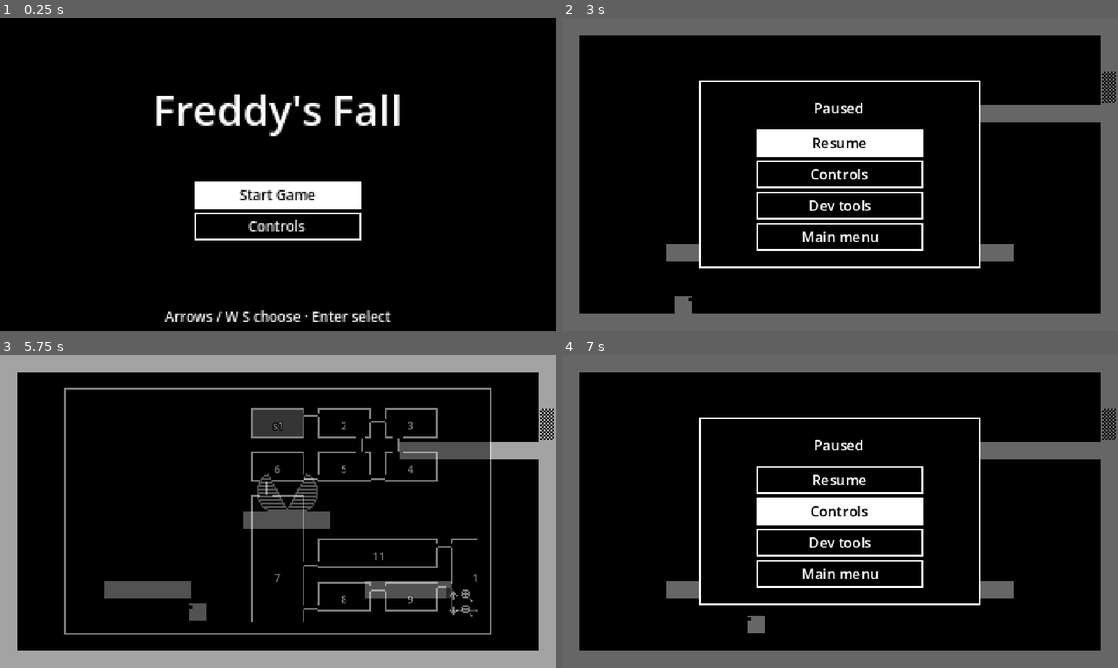
Above: before the commit, frames 1-4 (two rows, left to right).
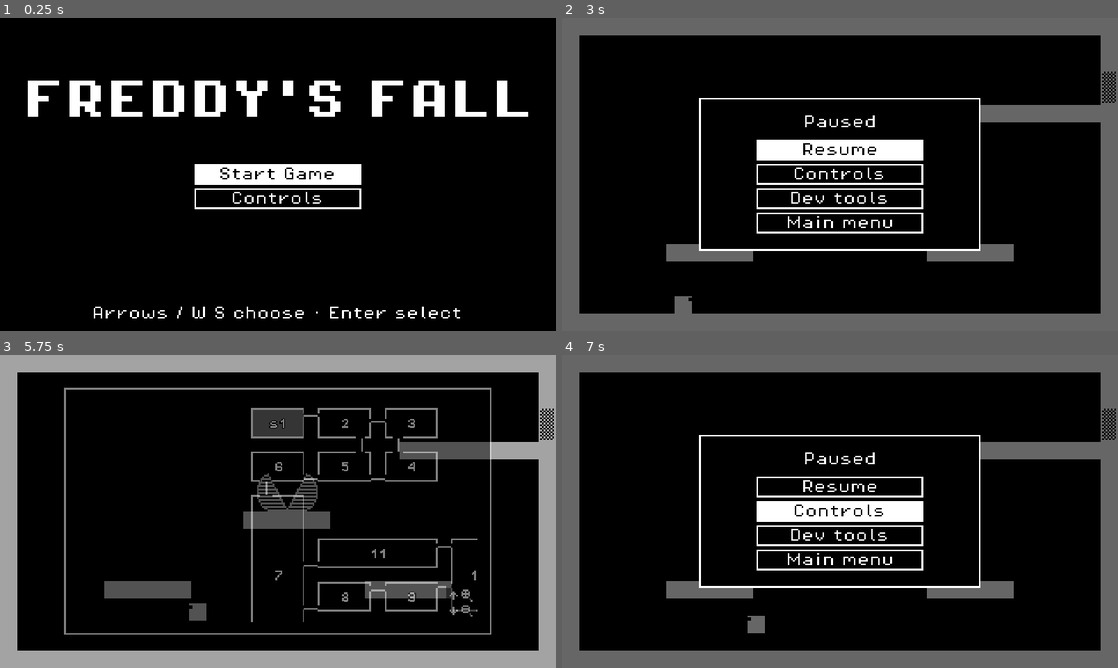
Above: after the commit, the same moments.

Repository: kvelury/freddysfall
Game: Godot game, scene res://src/ui/main_menu.tscn
Two runs of this game, one before a commit and one after it. Both use one fixed random seed, a clock stepped at 60 frames per second and the inputs below.
Inputs (mouse positions are in pixels of both pictures, inside the frame that each line leads up to):
- Up to frame 1 (0.25 s): no input
- Up to frame 2 (3 s): click "Start Game" at 0.5 s; tap Enter (ui_accept) at 1.25 s; move the mouse to (962, 158) at 1.27 s; press the mouse at (962, 158) at 1.28 s; hold D (move_right) 1.28-2.03 s; tap W (jump) at 1.52, 2.27 s; move the mouse to (728, 190) at 2.02 s; release the mouse at (728, 190) at 2.03 s; hold S (move_down) 2.03-2.78 s; tap Space (shoot) at 2.1 s; move the mouse to (895, 105) at 2.77 s; hold D (move_right) from 2.78 s (still down); tap P at 2.85 s
- Up to frame 3 (5.75 s): release D (move_right) at 3.5 s; click "Resume" at 3.5 s; tap Enter (ui_accept) at 4.25 s; move the mouse to (250, 574) at 4.27 s; hold D (move_right) 4.28-5.03 s; click (250, 574) at 4.35 s; tap W (jump) at 4.52, 5.27 s; move the mouse to (444, 558) at 5.02 s; hold A (move_left) from 5.03 s (still down); tap Space (shoot) at 5.1 s; tap Tab (map) at 5.65 s
- Up to frame 4 (7 s): move the mouse to (673, 464) at 5.77 s; tap P at 5.85 s; tap W (jump) at 6.02 s; tap Up (map_zoom_in) at 6.4 s; move the mouse to (867, 511) at 6.52 s; release A (move_left) at 6.53 s; press the mouse at (867, 511) at 6.53 s; hold S (move_down) from 6.53 s (still down)

The runs differ from the first frame. In frame 1, 10% of the frame differs, in the area x 5-95%, y 20-98%; in frame 2, 6.1%; in frame 3, 0.3%; in frame 4, 5.4%.

Commit message:
Use Pixel Operator 8 for all text, with a bold capitals cut for titles
- Add Pixel Operator 8 regular and bold (CC0) with no antialiasing, hinting
  or subpixel positioning; UiTheme.FONT and TITLE_FONT are the one place a
  font is chosen, and the project's default font is the body font
- Title screen and title cards are bold and all caps
- Hand-drawn text (key caps, map ids) uses the same font
- Shorten two dev panel strings so it still fits the viewport
- Update the pixel check, tests and docs; fix save_test for the new wording

Co-Authored-By: Claude Sonnet 5.5 <noreply@anthropic.com>
Claude-Session: https://claude.ai/code/session_01YW6LfgHH4wo4odzHXBqHrT

Diff:
--- a/project.godot
+++ b/project.godot
@@ -106,6 +106,10 @@
 common/physics_interpolation=true
 common/max_physics_steps_per_frame=8
 
+[gui]
+
+theme/custom_font="res://assets/fonts/PixelOperator8.ttf"
+
 [rendering]
 
 textures/canvas_textures/default_texture_filter=0
--- a/src/ui/dev_panel.gd
+++ b/src/ui/dev_panel.gd
@@ -172,7 +172,7 @@
 	var wall_row := HBoxContainer.new()
 	body.add_child(wall_row)
 	var wall_label := Label.new()
-	wall_label.text = "Wall strength (shots to break)"
+	wall_label.text = "Wall strength (shots)"
 	wall_label.size_flags_horizontal = Control.SIZE_EXPAND_FILL
 	wall_row.add_child(wall_label)
 	_wall = LineEdit.new()
@@ -392,7 +392,7 @@
 		_refresh_names()
 	)
 	var note := Label.new()
-	note.text = "Powers, tokens, health only. Select, then Apply."
+	note.text = "Powers, tokens, health only.\nSelect, then Apply."
 	body.add_child(note)
 
 
--- a/src/ui/key_cap.gd
+++ b/src/ui/key_cap.gd
@@ -38,7 +38,7 @@
 		_picture = MOUSE
 	var width := float(HEIGHT)
 	if _picture.is_empty():
-		width = maxf(width, ThemeDB.fallback_font.get_string_size(text, HORIZONTAL_ALIGNMENT_LEFT, -1, FONT_SIZE).x + 6.0)
+		width = maxf(width, UiTheme.FONT.get_string_size(text, HORIZONTAL_ALIGNMENT_LEFT, -1, FONT_SIZE).x + 6.0)
 	custom_minimum_size = Vector2(width, HEIGHT)
 
 
@@ -47,7 +47,7 @@
 	draw_rect(box, Color.BLACK)
 	draw_rect(box, Color.WHITE, false)
 	if _picture.is_empty():
-		var font := ThemeDB.fallback_font
+		var font := UiTheme.FONT
 		var text_size := font.get_string_size(key, HORIZONTAL_ALIGNMENT_LEFT, -1, FONT_SIZE)
 		var at := Vector2((size.x - text_size.x) / 2.0, (size.y + font.get_ascent(FONT_SIZE) - font.get_descent(FONT_SIZE)) / 2.0)
 		draw_string(font, at.round(), key, HORIZONTAL_ALIGNMENT_LEFT, -1, FONT_SIZE, Color.WHITE)
--- a/src/ui/map_overlay.gd
+++ b/src/ui/map_overlay.gd
@@ -259,7 +259,7 @@
 	## The id, small and centred in `box`, white on a black edge so it reads on
 	## the grey fill and across the outline.
 	func _label(text: String, box: Rect2) -> void:
-		var font := ThemeDB.fallback_font
+		var font := UiTheme.FONT
 		var size := 6
 		var width := font.get_string_size(text, HORIZONTAL_ALIGNMENT_LEFT, -1, size).x
 		var at := (box.get_center() + Vector2(-width * 0.5, font.get_ascent(size) * 0.5)).round()
--- a/src/ui/title_card.gd
+++ b/src/ui/title_card.gd
@@ -32,7 +32,7 @@
 func show_title(text: String, hold: float) -> void:
 	if _tween != null:
 		_tween.kill()
-	label.text = text
+	label.text = text.to_upper()
 	label.modulate.a = 0.0
 	label.visible = true
 	_tween = create_tween()
--- a/src/ui/ui_theme.gd
+++ b/src/ui/ui_theme.gd
@@ -3,6 +3,12 @@
 
 ## The monochrome look shared by the dev panel and the menus: black boxes with
 ## a one pixel white border and white text.
+
+## The one font for all text: Pixel Operator 8, drawn at 8 units (a whole multiple
+## of its pixel size, so each font pixel is a world pixel). The title font is
+## the bold cut for now; swap TITLE_FONT to change every title.
+const FONT: Font = preload("res://assets/fonts/PixelOperator8.ttf")
+const TITLE_FONT: Font = preload("res://assets/fonts/PixelOperator8-Bold.ttf")
 
 
 ## A small monochrome theme keeps controls usable at the native pixel scale.
@@ -10,6 +16,7 @@
 ## one is inverted (white box, black text).
 static func build() -> Theme:
 	var out := Theme.new()
+	out.default_font = FONT
 	out.default_font_size = 8
 	var box := StyleBoxFlat.new()
 	box.bg_color = Color.BLACK
@@ -55,11 +62,12 @@
 	return out
 
 
-## Big centred text with a black outline, for the game's title and title cards.
-## It is 320 wide, the width of a screen in UI units.
+## Big centred bold text, all capitals, with a black outline, for the game's
+## title and title cards. It is 320 wide, the width of a screen in UI units.
 static func title_label(text: String, size := 24) -> Label:
 	var label := Label.new()
-	label.text = text
+	label.text = text.to_upper()
+	label.add_theme_font_override("font", TITLE_FONT)
 	label.custom_minimum_size.x = 320
 	label.horizontal_alignment = HORIZONTAL_ALIGNMENT_CENTER
 	label.add_theme_font_size_override("font_size", size)
--- a/tests/display_test.gd
+++ b/tests/display_test.gd
@@ -20,6 +20,7 @@
 
 func _run() -> void:
 	_settings()
+	await _fonts()
 	_snapping()
 	_pictures()
 	_body()
@@ -34,6 +35,25 @@
 	_check(ProjectSettings.get_setting("display/window/stretch/mode") == "viewport" and ProjectSettings.get_setting("displ …(195 unchanged characters)…
 	_check(ProjectSettings.get_setting("rendering/textures/canvas_textures/default_texture_filter") == 0, "and still filters nearest")
 	_check(ProjectSettings.get_setting("display/window/size/window_width_override") == Display.VIEWPORT.x * 2, "the default window is twice the viewport")
+
+
+func _fonts() -> void:
+	var regular: FontFile = UiTheme.FONT
+	var bold: FontFile = UiTheme.TITLE_FONT
+	_check(regular.resource_path.ends_with("PixelOperator8.ttf") and bold.resource_path.ends_with("PixelOperator8-Bold.ttf"), "the body and title fonts are Pixel Operator 8, regular and bold")
+	_check(ProjectSettings.get_setting("gui/theme/custom_font") == "res://assets/fonts/PixelOperator8.ttf", "the project's default font is the body font")
+	_check(UiTheme.build().default_font == regular, "the UI theme uses the body font")
+	for font: FontFile in [regular, bold]:
+		_check(font.antialiasing == TextServer.FONT_ANTIALIASING_NONE and font.hinting == TextServer.HINTING_NONE and font.subpixel_positioning == TextServer.SUBPIXEL_POSITIONING_DISABLED and not font.multichannel_signed_distance_field, "%s is imported with no smoothing, hinting or subpixel positioning" % font.resource_path.get_file())
+	var title := UiTheme.title_label("Freddy's Fall")
+	_check(title.text == "FREDDY'S FALL" and title.get_theme_font("font") == bold, "a title is bold and all capitals")
+	title.free()
+	var card := TitleCard.new()
+	root.add_child(card)
+	await process_frame
+	card.show_title("The Fall", 1.0)
+	_check(card.label.text == "THE FALL" and card.label.get_theme_font("font") == bold, "a title card is bold and all capitals")
+	card.free()
 
 
 func _snapping() -> void:
--- a/tests/menu_test.gd
+++ b/tests/menu_test.gd
@@ -119,6 +119,7 @@
 	# Dev tools is in the list when dev is available (a debug build is), and the
 	# status line is there only during a test.
 	var session := root.get_node("DevSession")
+	session.mode = session.Mode.NORMAL
 	menu.open()
 	ok = _check(menu._list.item_texts() == ["Resume", "Controls", "Dev tools", "Main menu"], "dev available: Dev tools is in the list (%s)" % [menu._list.item_texts()]) and ok
 	ok = _check(not menu._status.visible, "and there is no status line in a normal game") and ok
--- a/tests/pixel_grid.gd
+++ b/tests/pixel_grid.gd
@@ -327,8 +327,9 @@
 # --- the parts that need the UI (compare only) --------------------------
 
 
-## The UI, with its text: saved as PNGs to read, and the text must be finer than
-## the world (some 2 x 2 block inside it is not one colour).
+## The UI, with its text: saved as PNGs to read. The text is a pixel font drawn a
+## font pixel to a world pixel, so it is no finer than the world and nothing is
+## required of it here (`need` is 0); the PNGs are for reading.
 func _text() -> void:
 	await _start("s1")
 	var layers := {}
@@ -338,20 +339,20 @@
 	world.toast.show_text("Game saved")
 	await _frames(3)
 	var label: Label = layers["Toast"].get_child(0)
-	await _grab_ui("ui_toast", label.get_global_rect(), 20)
+	await _grab_ui("ui_toast", label.get_global_rect(), 0)
 	layers["Toast"].visible = false
 	layers["DebugOverlay"].visible = true
 	layers["DebugOverlay"]._shown = true
 	layers["DebugOverlay"]._label.visible = true
 	await _frames(3)
-	await _grab_ui("ui_f3", layers["DebugOverlay"]._label.get_global_rect(), 40)
+	await _grab_ui("ui_f3", layers["DebugOverlay"]._label.get_global_rect(), 0)
 	layers["DebugOverlay"].visible = false
 	layers["DevPanel"].visible = true
 	var panel: Node = layers["DevPanel"]
 	for tab in 3:
 		panel.open_panel(tab)
 		await _frames(3)
-		await _grab_ui("ui_dev_panel_%d" % tab, Rect2(panel._window.get_global_rect()), 100)
+		await _grab_ui("ui_dev_panel_%d" % tab, Rect2(panel._window.get_global_rect()), 0)
 	panel.close_panel()
 	layers["DevPanel"].visible = false
 	layers["MapOverlay"].visible = true
--- a/tests/save_test.gd
+++ b/tests/save_test.gd
@@ -81,7 +81,7 @@
 	state.visit("1")
 	state.visit("3")
 	var line: String = state.collect(def)
-	ok = _check("4" in line and "Imprint width" in line, "taking a pickup says what it gave (%s)" % line) and ok
+	ok = _check(line == "Imprint Width +1", "taking a pickup says what it gave (%s)" % line) and ok
 	ok = _check(state.has_flag("pickup:p") and state.abilities.imprint_width == 4, "and sets its flag and the ability") and ok
 	ok = _check(save.write("3", Vector2(120.5, 80.0)), "the save is written") and ok
 
--- a/tests/token_test.gd
+++ b/tests/token_test.gd
@@ -83,7 +83,7 @@
 	player.place(room.position + Grid.cell_center(Vector2i(18, 4)), room.world_rects())
 	await _frames(10)
 	ok = _check(state.tokens == 3 and not state.has_flag("token:r3_token") and _things(room, "Token").size() == 1, "a token touched with three already carried stays on the platform") and ok
-	ok = _check(world.get_node("Toast").get_child(0).visible and "3" in world.get_node("Toast").get_child(0).text, "and a line says why (%s)" % world.get_node("Toast").get_child(0).text) and ok
+	ok = _check(not world.get_node("Toast").get_child(0).visible, "and it says nothing") and ok
 	state.tokens = 1
 	state.tokens_changed.emit()
 	await _frames(20)
Not shown, added: assets/fonts/LICENSE.txt
Binary file added: assets/fonts/PixelOperator8-Bold.ttf
Not shown, added: assets/fonts/PixelOperator8-Bold.ttf.import
Binary file added: assets/fonts/PixelOperator8.ttf
Not shown, added: assets/fonts/PixelOperator8.ttf.import
Not shown, changed: README.md
Not shown, changed: docs/design/game-design.md
Not shown, changed: docs/testing-checklist.md
